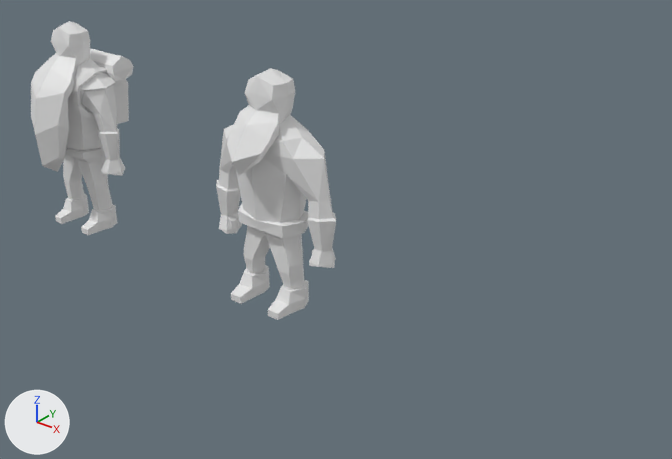
What one commit did to the Blender file Animations/WarriorIdle.blend.
One viewpoint serves both versions: a 50 mm camera at (20.6, -22.2, 17.5) aimed at (2.2, 0.9, 3.2). Arrows for +X, +Y and +Z are at lower left; the lights stay in place.

The older version as bpy lines, for what is in view:
```python
me_cube_000 = bpy.data.meshes.new('Cube.000')
me_cube_000.from_pydata(...)  # 298 vertices, 585 faces; spans x -2.86..2.84, y -1.89..1.01, z 0.01..8.74
me_cube_002 = bpy.data.meshes.new('Cube.002')
me_cube_002.from_pydata(...)  # 275 vertices, 393 faces; spans x -0.01..2.36, y -2.16..2.04, z 0.01..8.74
ob_cube_000 = bpy.data.objects.new('Cube.000', me_cube_000)
ob_cube_000.location = (0.0, 0.0, 0.0)
_m = ob_cube_000.modifiers.new('Triangulate.001', 'TRIANGULATE')
_m.quad_method = 'BEAUTY'
ob_cube_001 = bpy.data.objects.new('Cube.001', me_cube_002)
ob_cube_001.location = (-10.81, 0.0, 0.0)
_m = ob_cube_001.modifiers.new('Mirror', 'MIRROR')
_m.use_clip = True
_m = ob_cube_001.modifiers.new('Triangulate.001', 'TRIANGULATE')
_m.quad_method = 'BEAUTY'
```
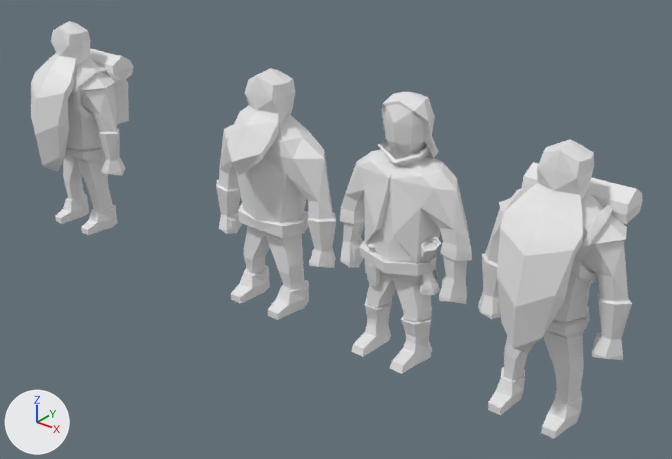
Scene script edits in JSON lines:
```json
{"op": "add", "block": "me_cube_003", "code": ["me_cube_003 = bpy.data.meshes.new('Cube.003')", "me_cube_003.from_pydata(...)  # 681 vertices, 900 faces; spans x -2.78..2.78, y -1.25..1.29, z 0.01..8.94"]}
{"op": "add", "block": "ob_mageonemesh", "code": ["ob_mageonemesh = bpy.data.objects.new('MageOneMesh', me_cube_003)", "ob_mageonemesh.location = (5.57, 0.0, 0.09)", "ob_mageonemesh.scale = (0.924, 1.0, 1.0)", "_m = ob_mageonemesh.modifiers.new('Triangulate.001', 'TRIANGULATE')", "_m.quad_method = 'BEAUTY'"]}
{"op": "add", "block": "ob_cube_002", "code": ["ob_cube_002 = bpy.data.objects.new('Cube.002', me_cube_002.copy())  # the mesh of ob_cube_001", "ob_cube_002.location = (10.82, 0.0, 0.0)", "_m = ob_cube_002.modifiers.new('Mirror', 'MIRROR')", "_m.use_clip = True", "_m = ob_cube_002.modifiers.new('Triangulate.001', 'TRIANGULATE')", "_m.quad_method = 'BEAUTY'"]}
```

What differs and where, as boxes [x1, y1, x2, y2] in the pictures (672 x 459 px):
```json
{"object": "Cube.002", "change": "added", "after": [478, 139, 643, 439]}
{"object": "MageOneMesh", "change": "added", "after": [340, 92, 472, 374]}
```
